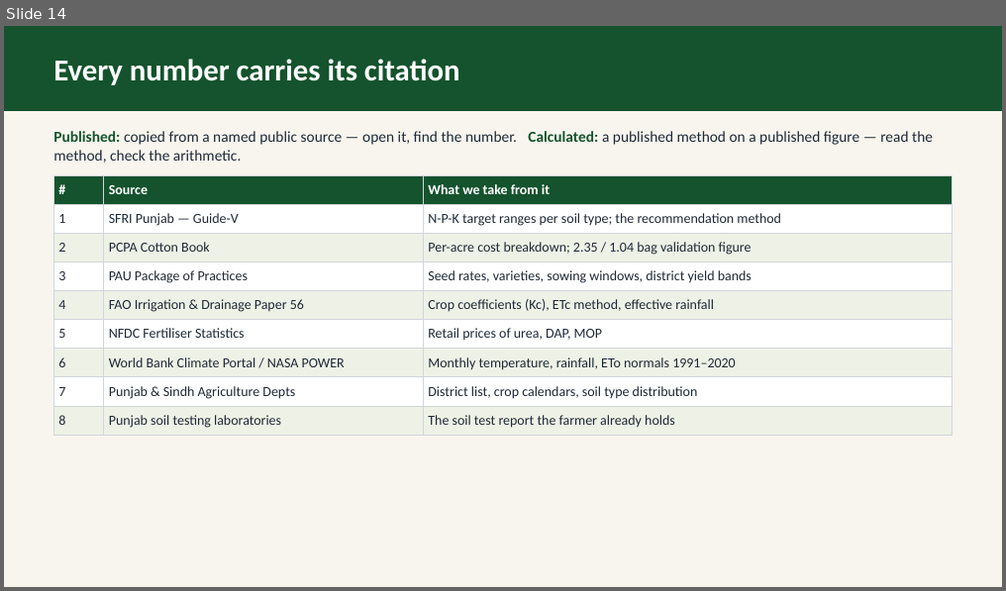
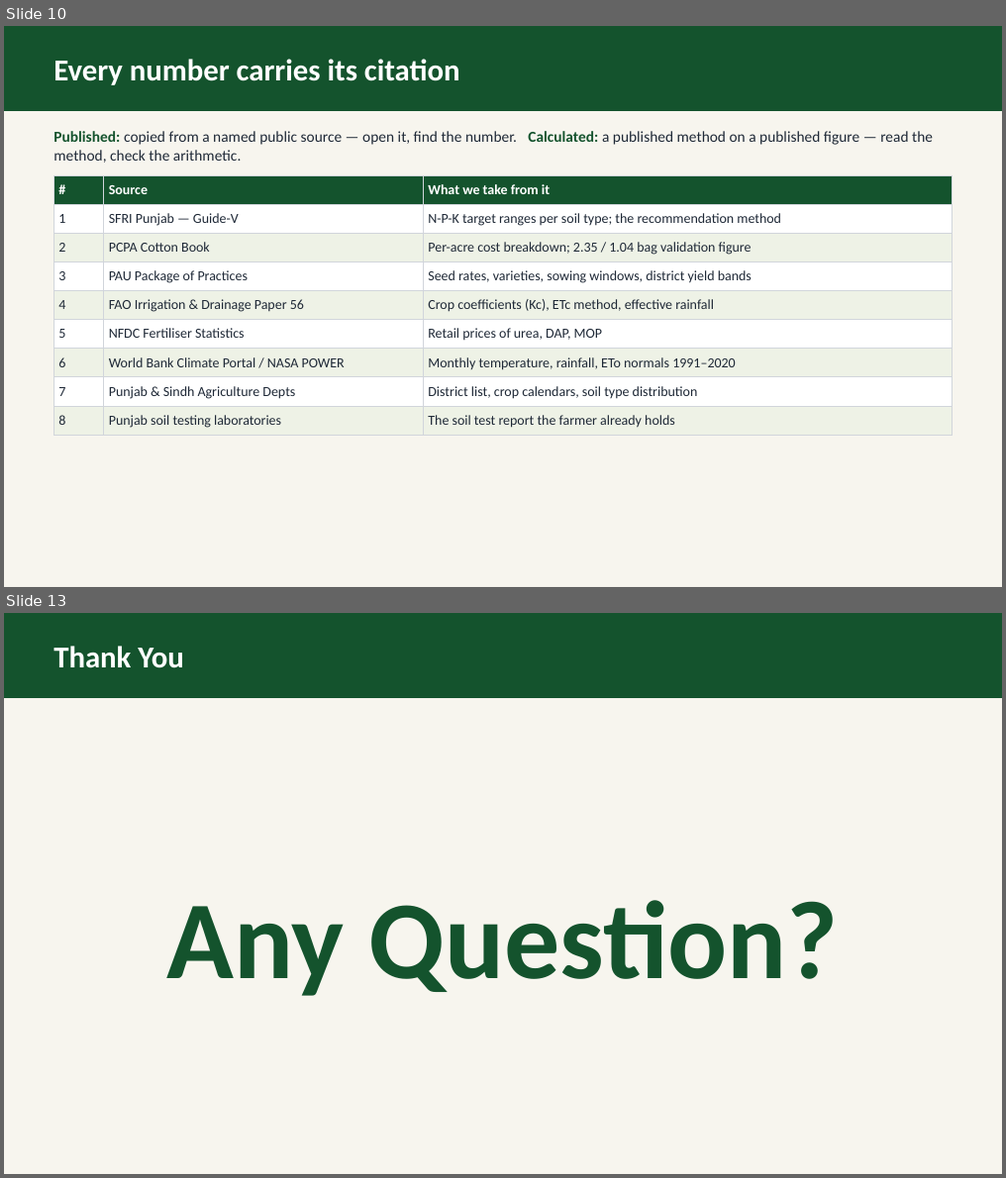
Before and after one commit to abdullahmunir139/my-fyp, a slide deck: deliverables/proposal/ppt/group_2_AgriPulse_Soil-Test_Driven_Farm_Planner.odp. Shown one above the other, each under a label of ours: slide 14 before the commit, slides 10 and 13 after it; the slides between them are not shown. The pictures are 1006x591 and 1006x1178 pixels, drawn with LibreOffice and Linux fonts; fonts in the diff are those of the drawing. Boxes give left, top, right and bottom in pixels: in the first picture for what was removed or moved away, otherwise in the second. Text is boxed around its words. In the diff, an @@ line names an element or a change of style, - is before the commit and + after.

```diff
--- a/deliverables/proposal/ppt/group_2_AgriPulse_Soil-Test_Driven_Farm_Planner.odp
+++ b/deliverables/proposal/ppt/group_2_AgriPulse_Soil-Test_Driven_Farm_Planner.odp
@@ slide 13 added at (4, 613, 1002, 1174), background #F7F5EE @@
@@ rectangle added at (4, 613, 1002, 698), fill #14532D, outline #14532D 0.99 pt @@
@@ text added at (54, 646, 184, 668), 22 pt, text #FFFFFF, bold @@
+Thank You
@@ text added at (166, 900, 839, 996), 80 pt, text #14532D, bold @@
+Any Question?
@@ what was slide 14 is now slide 10 @@
```
Also in this commit, not shown: 7 slides changed, 1 other slide added, 7 slides removed, 4 other files.
